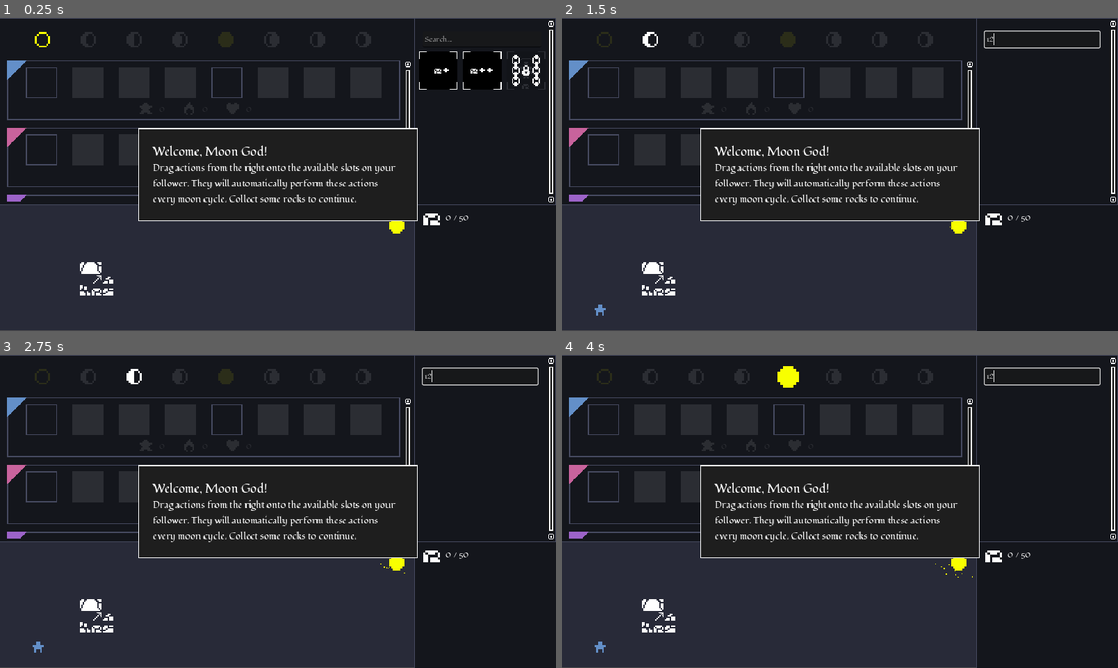
Above: before the commit, frames 1-4 (two rows, left to right).
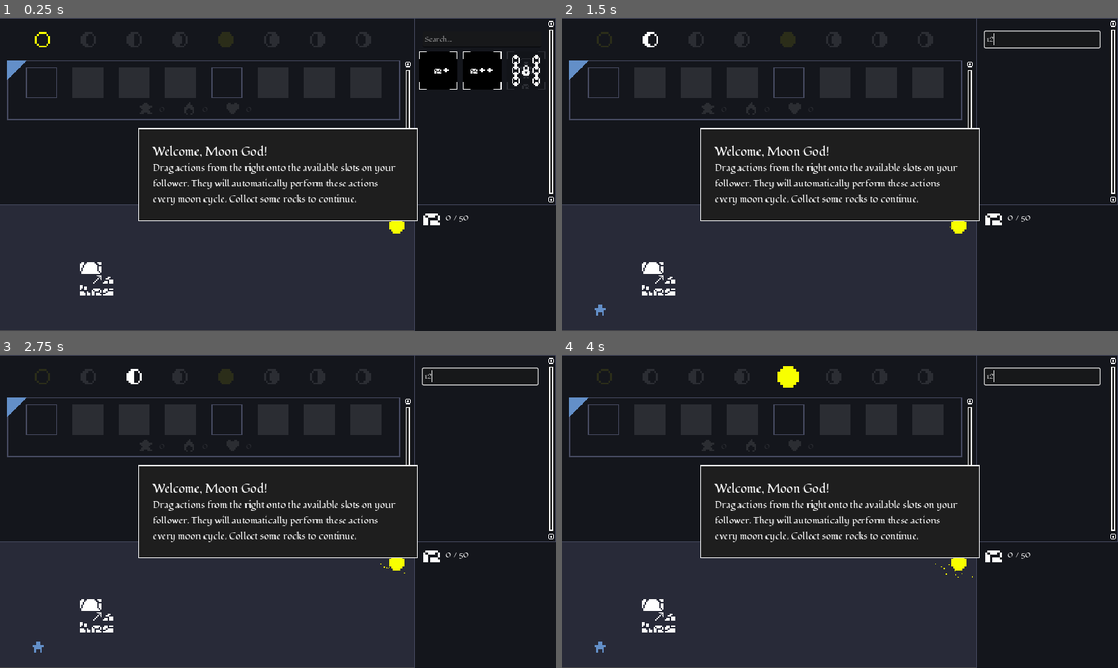
Above: after the commit, the same moments.

Repository: BoscoPubVoi/IdleSpel
Game: Godot game, scene res://main.tscn
The game is run twice, just before and just after one commit, with the same random seed, the same clock (stepped at 60 frames per second) and the same inputs.
Inputs (mouse positions are in pixels of both pictures, inside the frame that each line leads up to):
- Up to frame 1 (0.25 s): no input
- Up to frame 2 (1.5 s): click (1045, 39) at 0.52 s; type "12" at 0.6 s; move the mouse to (962, 158) at 1.27 s; click (962, 158) at 1.42 s
- Up to frame 3 (2.75 s): drag from (166, 527) to (250, 574) at 2.02 s
- Up to frame 4 (4 s): tap Enter at 2.75 s; move the mouse to (895, 442) at 2.77 s; click (895, 442) at 2.92 s; drag from (812, 574) to (673, 464) at 3.52 s

The runs differ from the first frame. In frame 1, 0.5% of the frame differs, in the area x 1-25%, y 35-59%; in frame 2, 0.5%; in frame 3, 0.5%; in frame 4, 0.5%.
Error before the commit: Out of bounds get index '1' (on base: 'Array') (res://actor_panel.gd:18)

Commit message:
Floor stuff

Diff:
--- a/actor_panel.gd
+++ b/actor_panel.gd
@@ -15,6 +15,6 @@
 	if !visible:
 		return
 
-	$Vigor/VigorLabel.text = str(Game.characters[characterID]["stats"]["vigor"])
-	$Wisdom/WisdomLabel.text = str(Game.characters[characterID]["stats"]["wisdom"])
-	$Reverance/ReveranceLabel.text = str(Game.characters[characterID]["stats"]["reverance"])
+	$Vigor/VigorLabel.text = str(floor(Game.characters[characterID]["stats"]["vigor"]))
+	$Wisdom/WisdomLabel.text = str(floor(Game.characters[characterID]["stats"]["wisdom"]))
+	$Reverance/ReveranceLabel.text = str(floor(Game.characters[characterID]["stats"]["reverance"]))
--- a/main.tscn
+++ b/main.tscn
@@ -951,6 +951,7 @@
 texture = ExtResource("17_6t2sr")
 
 [node name="ActorPanel2" parent="AllActorsPanel/MarginContainer/ScrollContainer/VBoxContainer" instance=ExtResource("2_jsf26")]
+visible = false
 layout_mode = 2
 characterID = 1
 
@@ -962,6 +963,7 @@
 texture = ExtResource("17_6t2sr")
 
 [node name="ActorPanel3" parent="AllActorsPanel/MarginContainer/ScrollContainer/VBoxContainer" instance=ExtResource("2_jsf26")]
+visible = false
 layout_mode = 2
 characterID = 2
 
